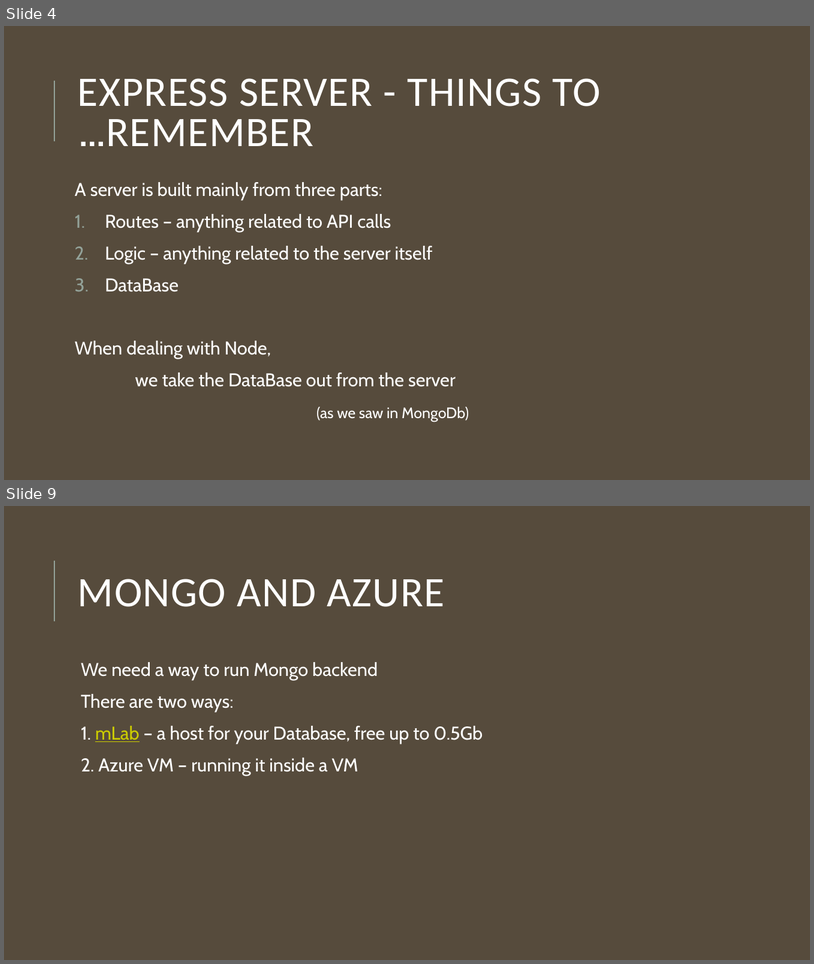
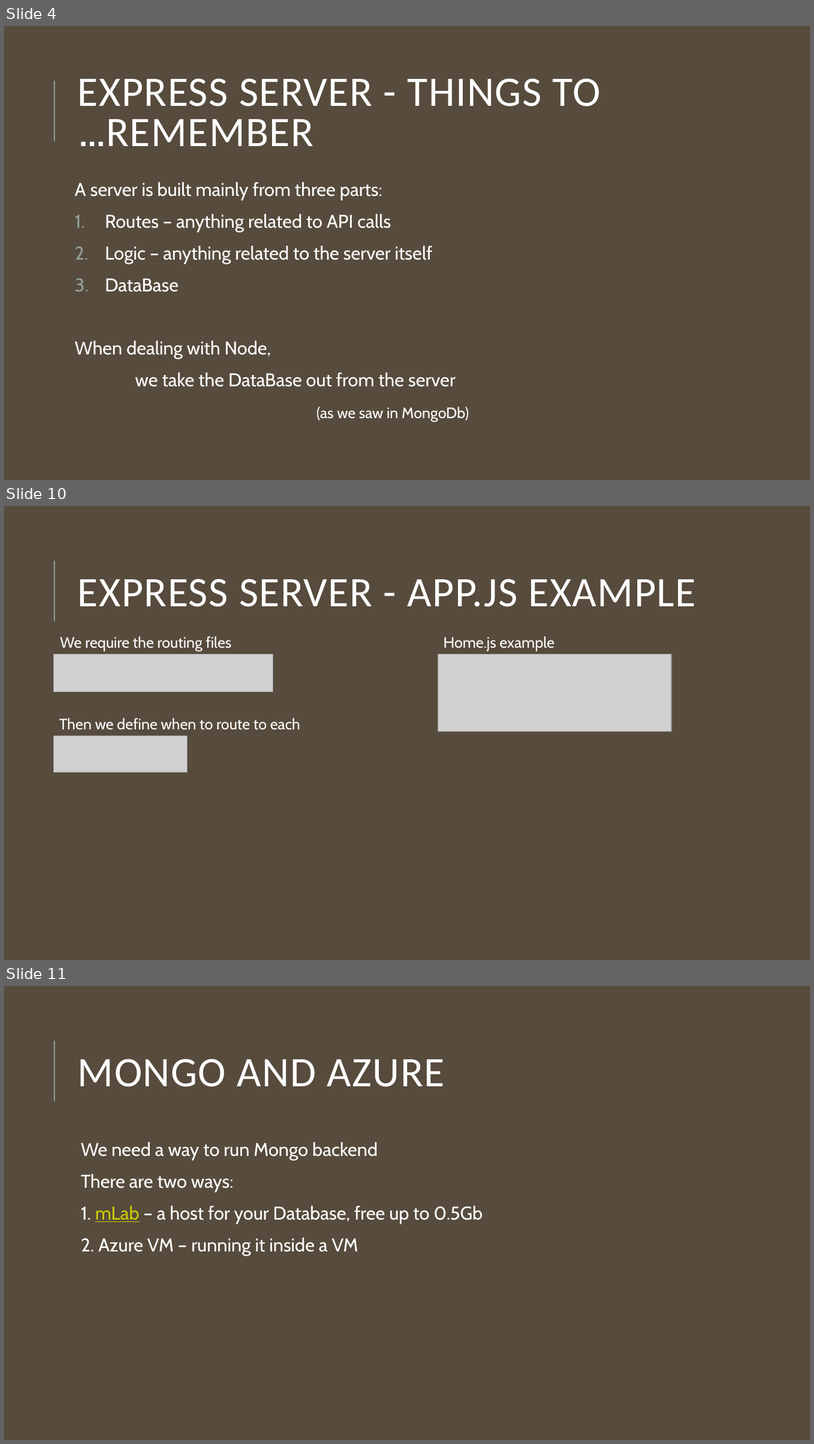
Before and after one commit to jce-il/se-class, a slide deck: tirgul/Node and azure.pptx. Shown one above the other, each under a label of ours: slides 4 and 9 before the commit, slides 4, 10 and 11 after it; the slides between them are not shown. The pictures are 814x964 and 814x1444 pixels, drawn with LibreOffice and Linux fonts; fonts in the diff are those of the drawing; grey boxes stand for pictures. Boxes give left, top, right and bottom in pixels: in the first picture for what was removed or moved away, otherwise in the second. Text is boxed around its words. In the diff, an @@ line names an element or a change of style, - is before the commit and + after.

```diff
--- a/tirgul/Node and azure.pptx
+++ b/tirgul/Node and azure.pptx
@@ slide 10 added at (4,506,810,960), background #564B3C; not listed: 1 template element that a slide beside it also shows @@
@@ title added at (78,579,696,607), 50 pt, text #FFFFFF @@
+EXPRESS SERVER - APP.JS EXAMPLE
@@ text added at (60,636,232,651), 18 pt, text #FFFFFF @@
+We require the routing files
@@ text added at (444,636,555,651), 18 pt, text #FFFFFF @@
+Home.js example
@@ picture added at (54,654,274,692) @@
@@ picture added at (438,654,672,732) @@
@@ text added at (59,718,300,730), 18 pt, text #FFFFFF @@
+Then we define when to route to each
@@ picture added at (54,736,188,772) @@
@@ what was slide 9 is now slide 11 @@
```
Also in this commit, not shown: 5 slides changed, 1 other slide added, 1 other file.
